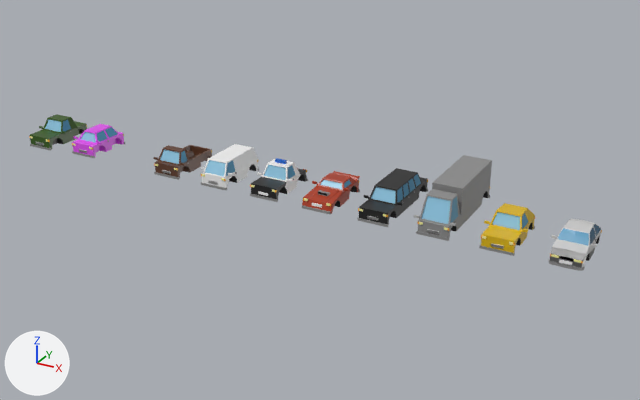
Two versions of the Blender file Assets/Cars.blend, one commit apart.
Before and after are seen from a 50 mm camera at (9.2, -47.5, 23.5) aimed at (-17.5, 1.1, -0.8). The lights are fixed; the arrows at lower left show +X, +Y and +Z. The same objects are shown in both versions, whatever each file hides.

The older version as bpy lines, for what is in view:
```python
ob_cop_car = bpy.data.objects.new('Cop Car', me_cube_009)
ob_cop_car.location = (-20.0, 0.0, 0.0)
ob_hachey = bpy.data.objects.new('Hachey', me_cube_002)
ob_hachey.location = (0.0, 0.0, 0.0)
ob_hatchback = bpy.data.objects.new('Hatchback', me_cube_005)
ob_hatchback.location = (-4.0, 0.0, 0.0)
ob_limo = bpy.data.objects.new('Limo', me_cube_007)
ob_limo.location = (-12.0, 0.0, 0.0)
ob_muscle_car = bpy.data.objects.new('Muscle Car', me_cube_008)
ob_muscle_car.location = (-16.0, 0.0, 0.0)
ob_smart_car = bpy.data.objects.new('Smart Car', me_cube_013)
ob_smart_car.location = (-36.0, 0.0, 0.0)
ob_suv = bpy.data.objects.new('SUV', me_cube_011)
ob_suv.location = (-28.0, 0.0, 0.0)
ob_truck = bpy.data.objects.new('Truck', me_cube_006)
ob_truck.location = (-8.0, 0.0, 0.0)
ob_van = bpy.data.objects.new('Van', me_cube_010)
ob_van.location = (-24.0, 0.0, 0.0)
# also in view: 'Saloon' at (-40.0, 0.0, 0.9)
```
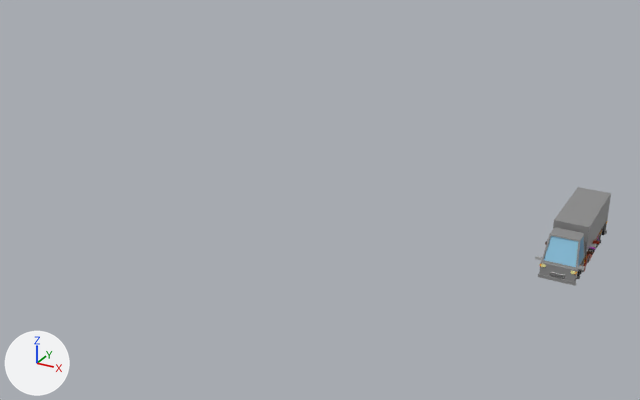
What differs and where, as boxes [x1, y1, x2, y2] in the pictures (640 x 400 px):
'Truck', moved
    before: [414, 155, 492, 241]
    after: [535, 187, 611, 286]
'Limo', moved
    before: [357, 168, 428, 227]
    after: [546, 222, 607, 279]
'Hatchback', moved (not visible afterwards)
    before: [479, 203, 535, 256]
'Van', moved (not visible afterwards)
    before: [201, 144, 259, 190]
'Muscle Car', moved
    before: [302, 171, 360, 215]
    after: [583, 229, 602, 272]
'Cop Car', moved (not visible afterwards)
    before: [250, 158, 308, 202]
'SUV', moved
    before: [153, 145, 212, 180]
    after: [545, 232, 602, 259]
'Saloon', moved (not visible afterwards)
    before: [29, 114, 87, 151]
'Smart Car', moved
    before: [72, 124, 125, 158]
    after: [585, 232, 601, 269]
'Minibus', added
    after: [547, 236, 601, 259]
'Hachey', unchanged, covered by the edit
    before: [549, 218, 602, 271]
    after: [590, 234, 600, 247]

The edits, one by one:
me_cube_006 has 165 vertices, 118 faces and spans x 0.0..1.33, y -2.09..5.43, z -0.01..2.62.
me_cube_006 is used by ob_truck; location (-8.0, 0.0, 0.0).
me_cube_006 part 1: the whole mesh is moved by (0.0, -1.81, 0.0).
me_cube_007 has 201 vertices, 148 faces and spans x 0.0..1.33, y -2.09..4.41, z -0.01..1.78.
me_cube_007 is used by ob_limo; location (-12.0, 0.0, 0.0).
me_cube_007 part 2: the whole mesh is moved by (0.0, -1.0, 0.0).
Mesh me_cube_012_1 is new.
It has 186 vertices, 136 faces and spans x 0.0..1.33, y -2.09..2.09, z -0.01..1.78.
It uses material mat_material (picture img_imphenziapalette01_png).
Object 'Hatchback' (ob_hatchback) moves from (-4.0, 0.0, 0.0) to (0.0, 0.0, 0.0).
Object 'Truck' (ob_truck) moves from (-8.0, 0.0, 0.0) to (0.0, 0.0, 0.0).
Object 'Limo' (ob_limo) moves from (-12.0, 0.0, 0.0) to (0.0, 0.0, 0.0).
Object 'Muscle Car' (ob_muscle_car) moves from (-16.0, 0.0, 0.0) to (0.0, 0.0, 0.0).
Object 'Cop Car' (ob_cop_car) moves from (-20.0, 0.0, 0.0) to (0.0, 0.0, 0.0).
Object 'Van' (ob_van) moves from (-24.0, 0.0, 0.0) to (0.0, 0.0, 0.0).
Object 'SUV' (ob_suv) moves from (-28.0, 0.0, 0.0) to (0.0, 0.0, 0.0).
Object 'Smart Car' (ob_smart_car) moves from (-36.0, 0.0, 0.0) to (0.0, 0.0, 0.0).
Object 'Saloon' (ob_saloon) moves from (-40.0, 0.0, 0.0) to (0.0, 0.0, 0.0).
Object 'Minibus' (ob_minibus) is new; it shows me_cube_012_1.
Its location is (0.0, 0.0, 0.0).
It gains a MIRROR modifier named 'Mirror'.
Modifier setting: use_clip = True.
